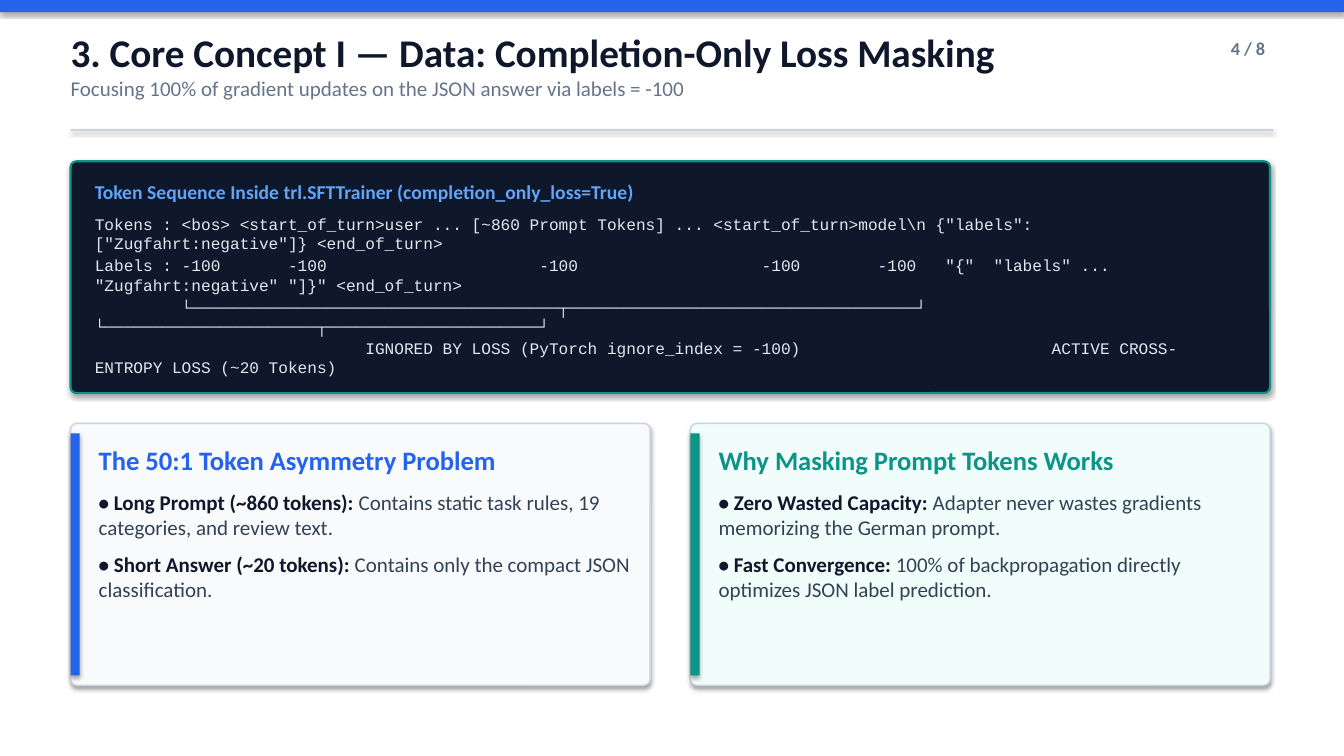
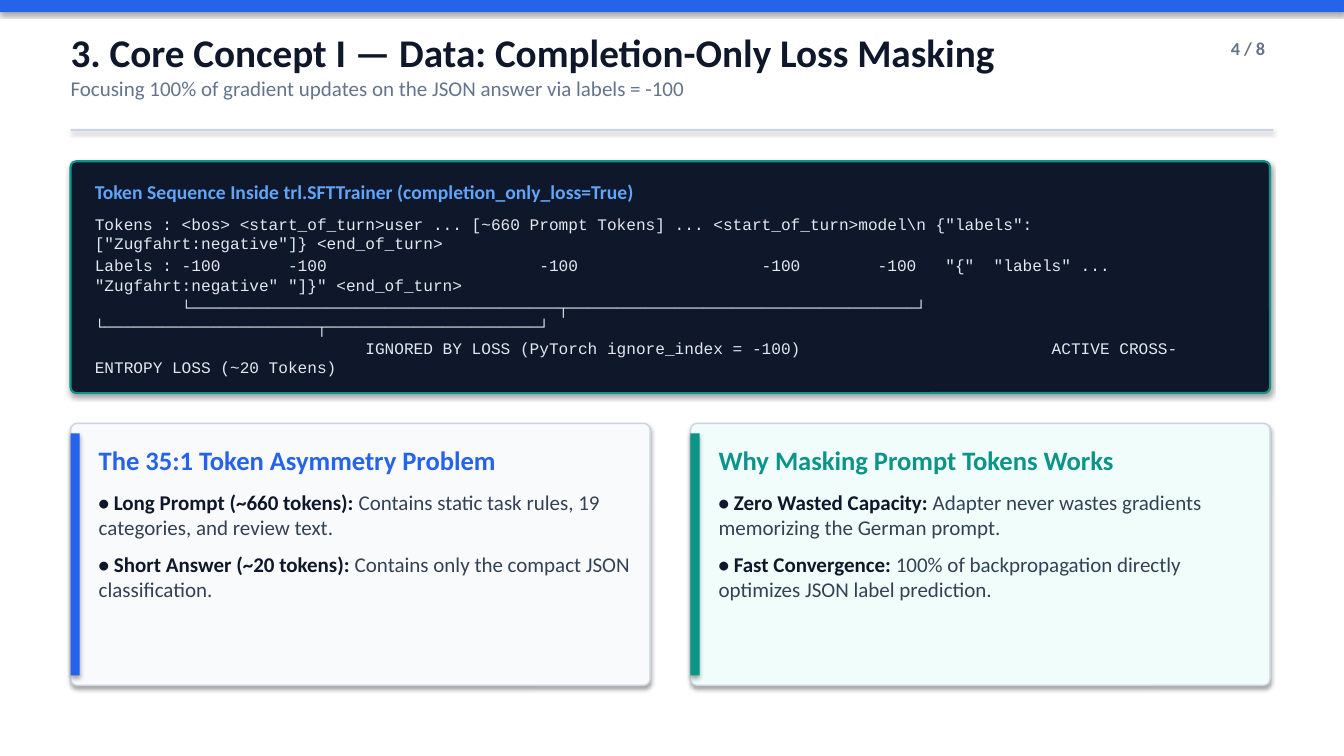
Before and after one commit to simon-clematide/gemma-qlora-finetuning, a slide deck: slide 4 of docs/gemma_qlora_core_concepts.pptx. Drawn at 1344x756 pixels with LibreOffice and Linux fonts; fonts in the diff are those of the drawing. Boxes give left, top, right and bottom in pixels: in the first picture for what was removed or moved away, otherwise in the second. Text is boxed around its words. In the diff, an @@ line names an element or a change of style, - is before the commit and + after.

Commit message:
Add gemma_qlora_task_and_results.pptx deck focusing on dataset, tasks, approaches, and empirical takeaways

```diff
--- a/docs/gemma_qlora_core_concepts.pptx
+++ b/docs/gemma_qlora_core_concepts.pptx
@@ text at (95, 218, 1033, 253): text changed @@
-Tokens : <bos> <start_of_turn>user ... [~860 Prompt Tokens] ... <start_of_turn>model\n {"labels": ["Zugfahrt:negative"]} <end_of_turn>
+Tokens : <bos> <start_of_turn>user ... [~660 Prompt Tokens] ... <start_of_turn>model\n {"labels": ["Zugfahrt:negative"]} <end_of_turn>
@@ text at (99, 451, 599, 539): text changed @@
-The 50:1 Token Asymmetry Problem
-• Long Prompt (~860 tokens): Contains static task rules, 19 categories, and review text.
+The 35:1 Token Asymmetry Problem
+• Long Prompt (~660 tokens): Contains static task rules, 19 categories, and review text.
```
Also in this commit, not shown: 3 other slides changed, 2 other files.
